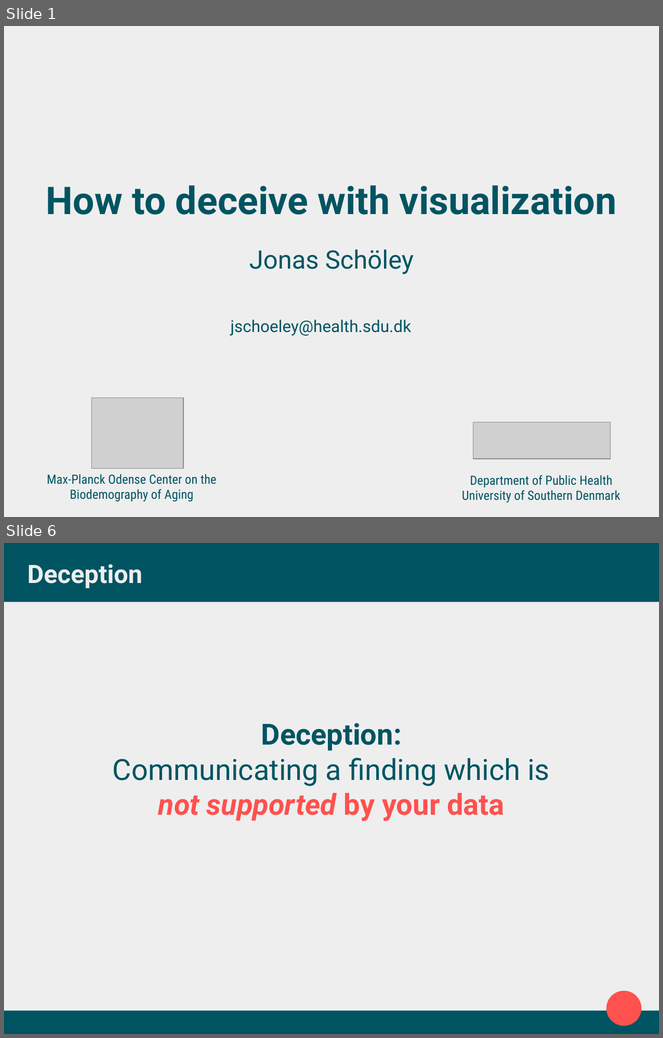
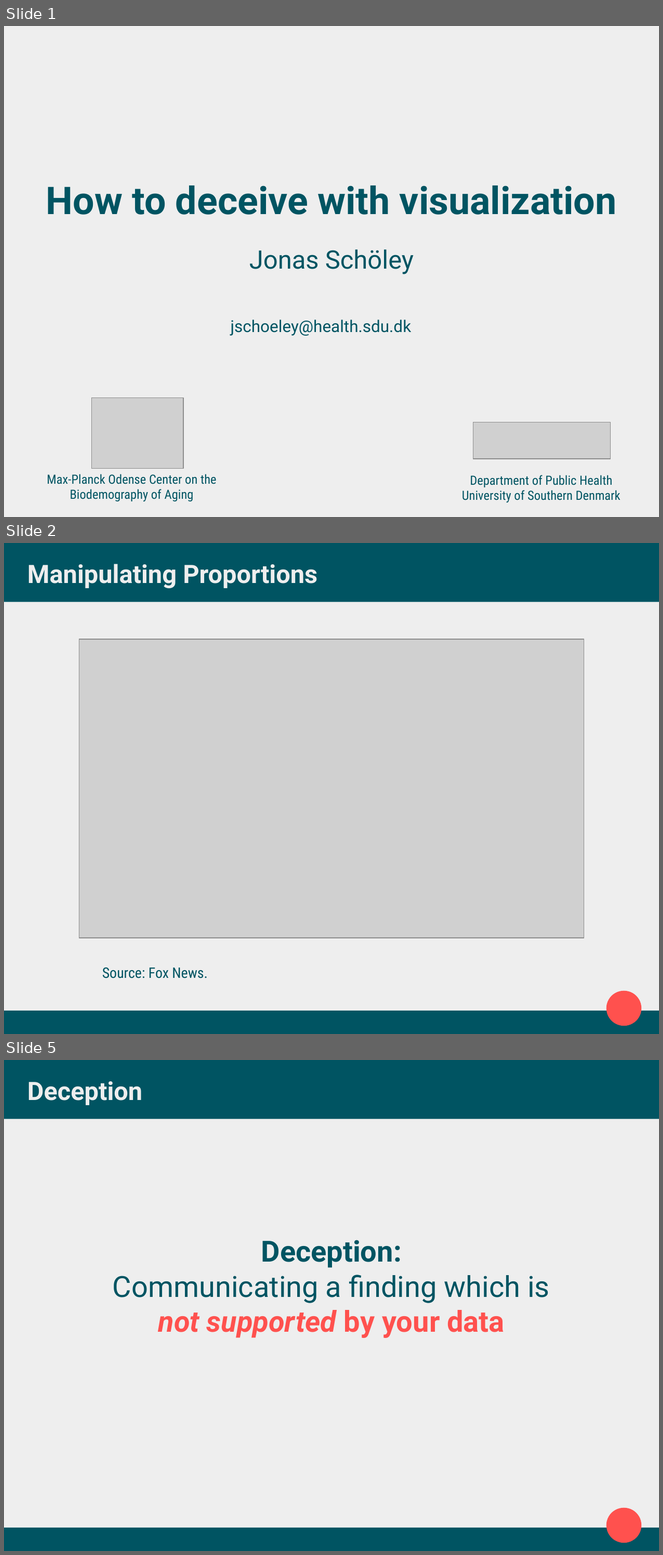
Before and after one commit to jschoeley/2016-edsd-viz, a slide deck: 1-deception/1-how_to_deceive_with_visualization.odp. Shown one above the other, each under a label of ours: slides 1 and 6 before the commit, slides 1, 2 and 5 after it; the slides between them are not shown. The pictures are 663x1038 and 663x1555 pixels, drawn with LibreOffice and Linux fonts; fonts in the diff are those of the drawing; grey boxes stand for pictures. Boxes give left, top, right and bottom in pixels: in the first picture for what was removed or moved away, otherwise in the second. Text is boxed around its words. In the diff, an @@ line names an element or a change of style, - is before the commit and + after.

```diff
--- a/1-deception/1-how_to_deceive_with_visualization.odp
+++ b/1-deception/1-how_to_deceive_with_visualization.odp
@@ slide 2 added at (4,543,659,1034), background #EEEEEE; not listed: 3 template elements that a slide beside it also shows @@
@@ title added at (27,564,318,588), 27.9 pt, text #EEEEEE, bold @@
+Manipulating Proportions
@@ picture added at (79,639,584,938) @@
@@ text added at (102,968,208,979), 16 pt, text #005462 @@
+Source: Fox News.
@@ what was slide 6 is now slide 5 @@
```
Also in this commit, not shown: 1 slide changed, 2 other slides added, 4 slides removed, 6 other files.
